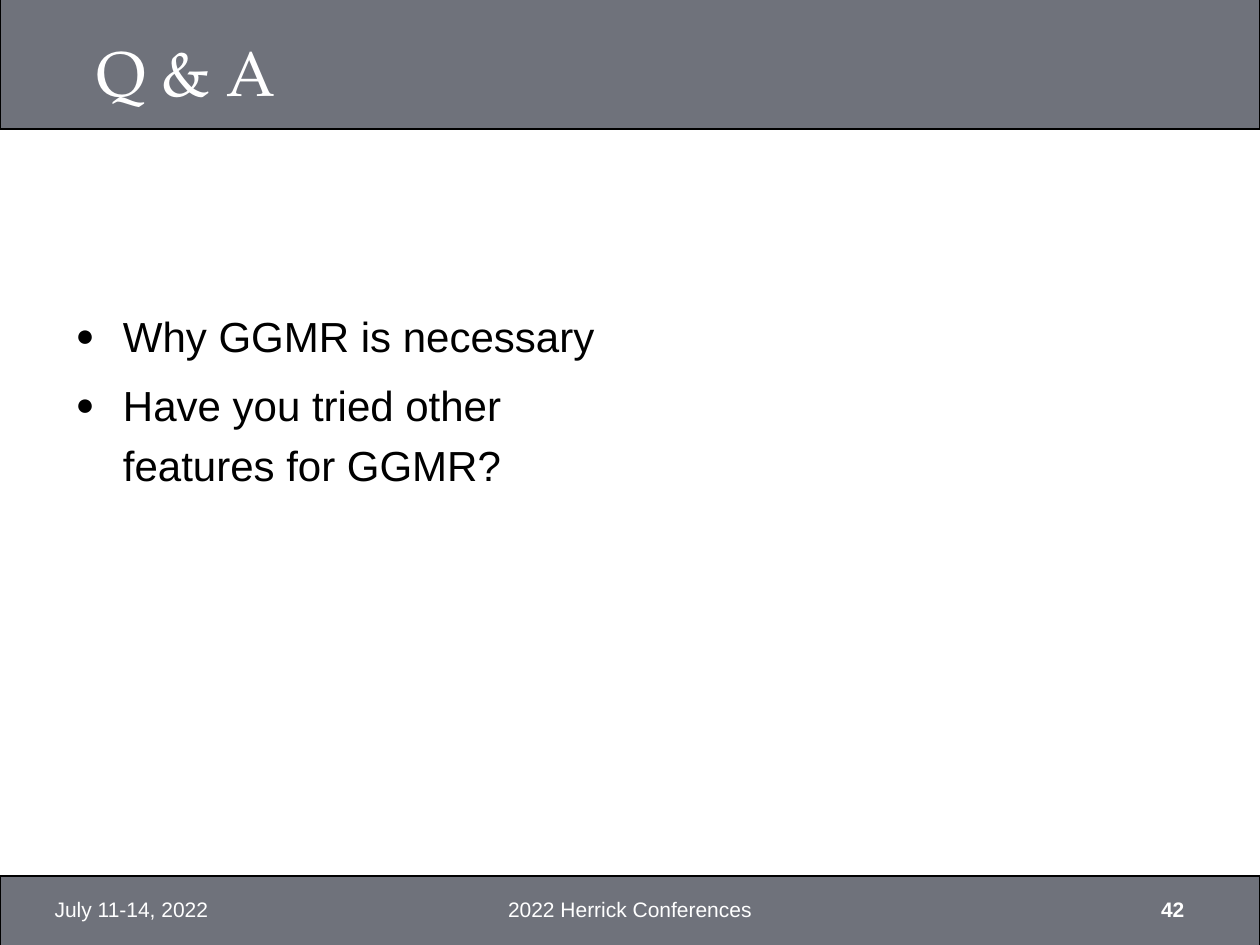
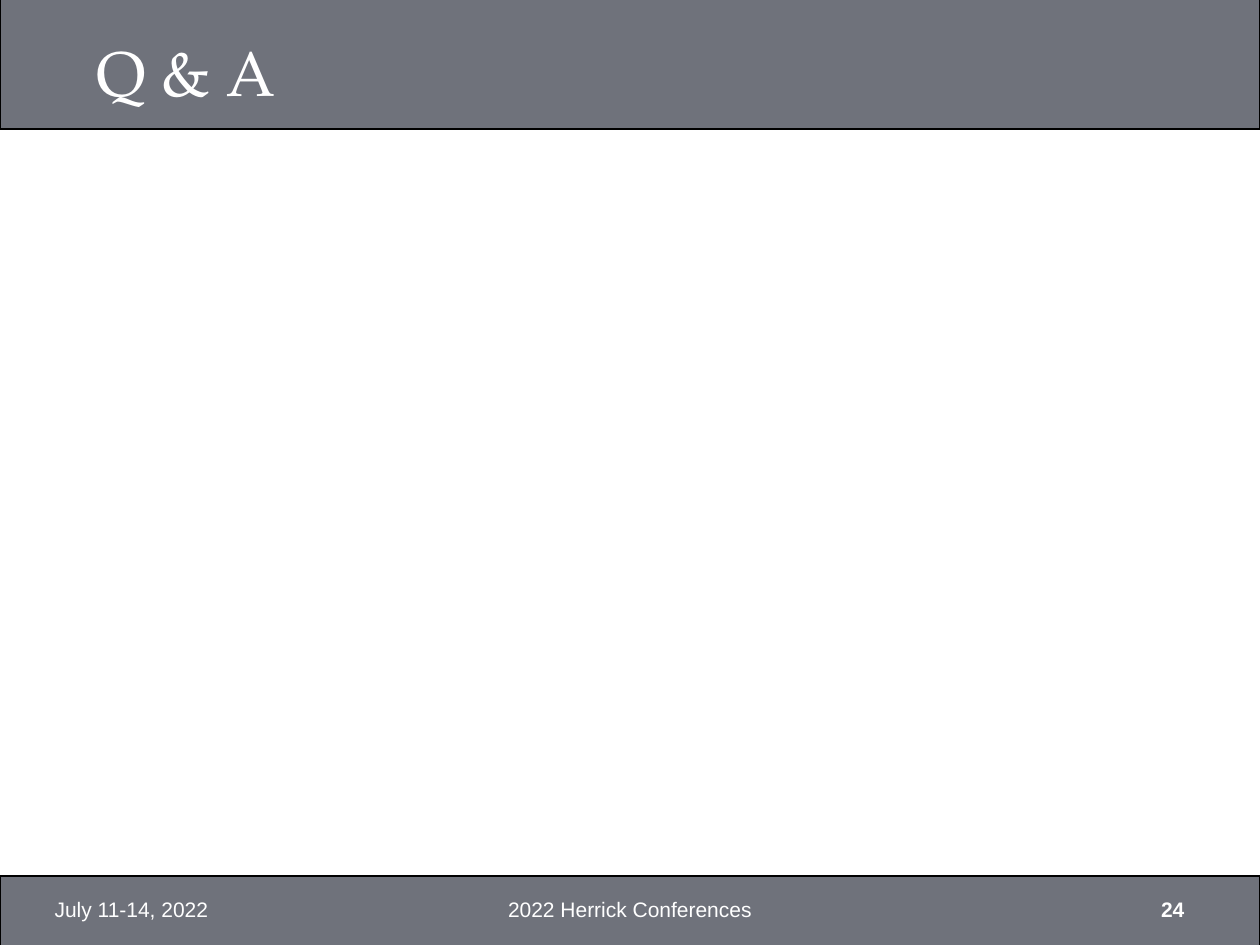
Before and after one commit to xixihaha1995/Hybrid_RC_GGMR, a slide deck: slide 24 of Final/TODO_Recordings.pptx (slide 42 before the commit). Drawn at 1260x945 pixels with LibreOffice and Linux fonts; fonts in the diff are those of the drawing; grey boxes stand for pictures; background and template pictures are left out. Boxes give left, top, right and bottom in pixels: in the first picture for what was removed or moved away, otherwise in the second. Text is boxed around its words. In the diff, an @@ line names an element or a change of style, - is before the commit and + after.

```diff
--- a/Final/TODO_Recordings.pptx
+++ b/Final/TODO_Recordings.pptx
@@ text removed at bbox=[123, 321, 594, 482] @@
-● Why GGMR is necessary
-● Have you tried other features for GGMR?
@@ page number at bbox=[1161, 902, 1184, 917]: text changed @@
-42
+24
```
Also in this commit, not shown: 19 other slides changed, 17 slides removed, 2 other files.
